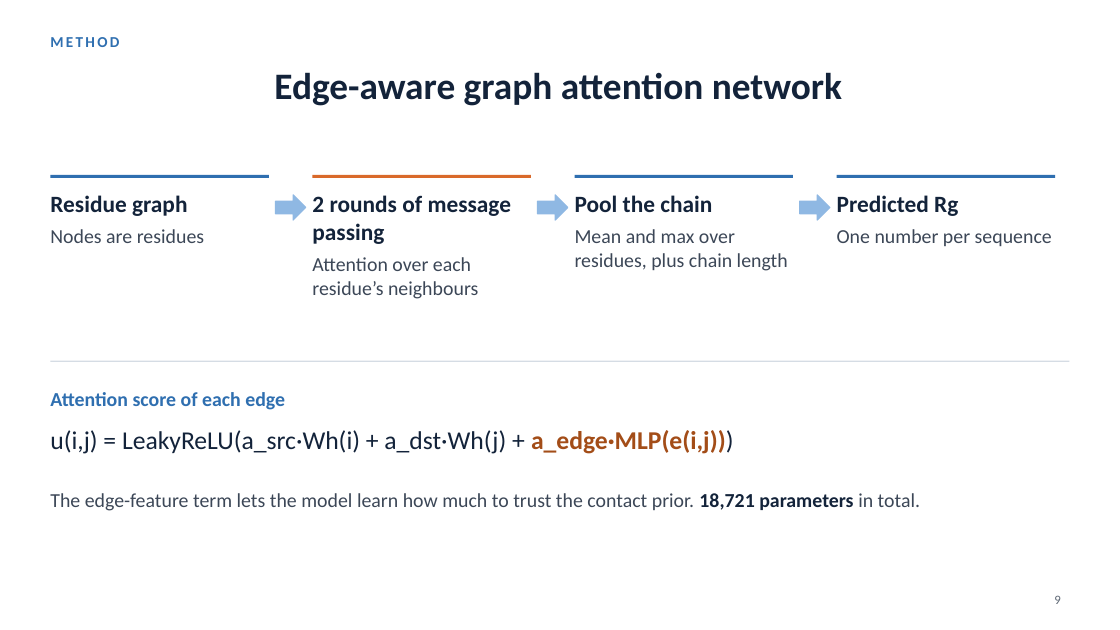
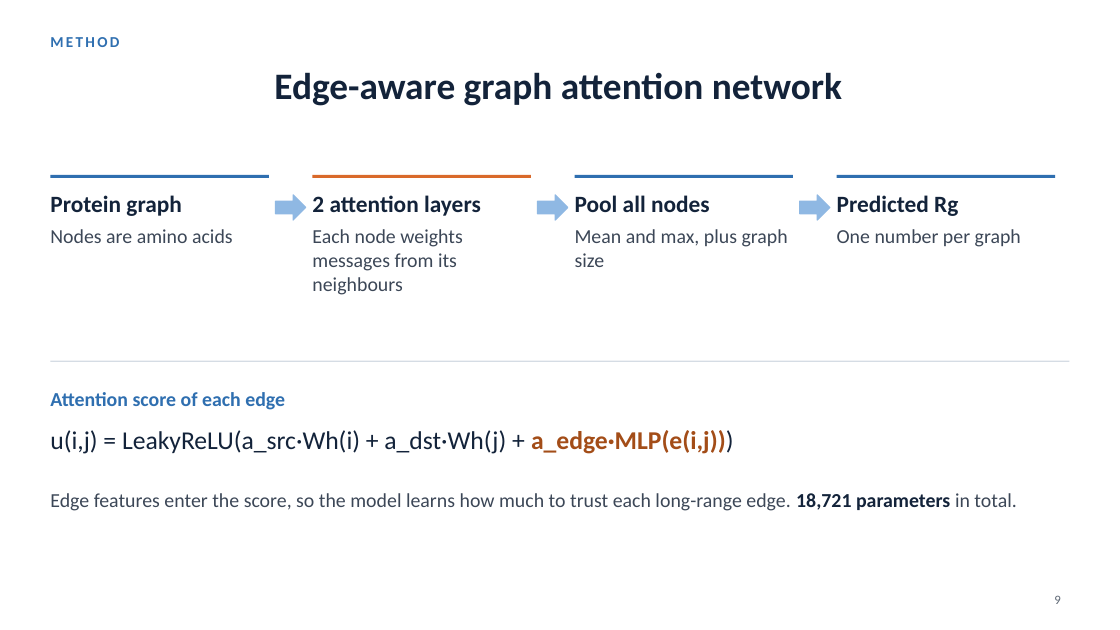
Before and after one commit to Andychung1229/claudev2, a slide deck: slide 9 of comp5222-presentation/ContactGAT_talk.pptx. Drawn at 1120x630 pixels with LibreOffice and Linux fonts; fonts in the diff are those of the drawing. Boxes give left, top, right and bottom in pixels: in the first picture for what was removed or moved away, otherwise in the second. Text is boxed around its words. In the diff, an @@ line names an element or a change of style, - is before the commit and + after.

```diff
--- a/comp5222-presentation/ContactGAT_talk.pptx
+++ b/comp5222-presentation/ContactGAT_talk.pptx
@@ text at (x1=50, y1=195, x2=233, y2=243): text changed @@
-Residue graph
-Nodes are residues
+Protein graph
+Nodes are amino acids
@@ text at (x1=312, y1=195, x2=481, y2=295): text changed @@
-2 rounds of message passing
-Attention over each residue’s neighbours
+2 attention layers
+Each node weights messages from its neighbours
@@ text at (x1=575, y1=195, x2=788, y2=267): text changed @@
-Pool the chain
-Mean and max over residues, plus chain length
+Pool all nodes
+Mean and max, plus graph size
@@ text at (x1=837, y1=229, x2=1021, y2=247): text changed @@
-One number per sequence
+One number per graph
@@ text at (x1=50, y1=493, x2=1016, y2=511): text changed @@
-The edge-feature term lets the model learn how much to trust the contact prior. 18,721 parameters in total.
+Edge features enter the score, so the model learns how much to trust each long-range edge. 18,721 parameters in total.
```
Also in this commit, not shown: 5 other slides changed, 1 slide added, 1 slide removed, 2 other files.
